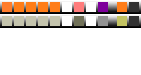
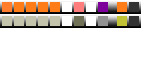
Layers edited between the first and the second 141x75 image:
painted on "engineColor" (2nd of 2, in "ANCIENT_NAERAN" › "engine styles") over left=117, top=16, right=127, bottom=26
